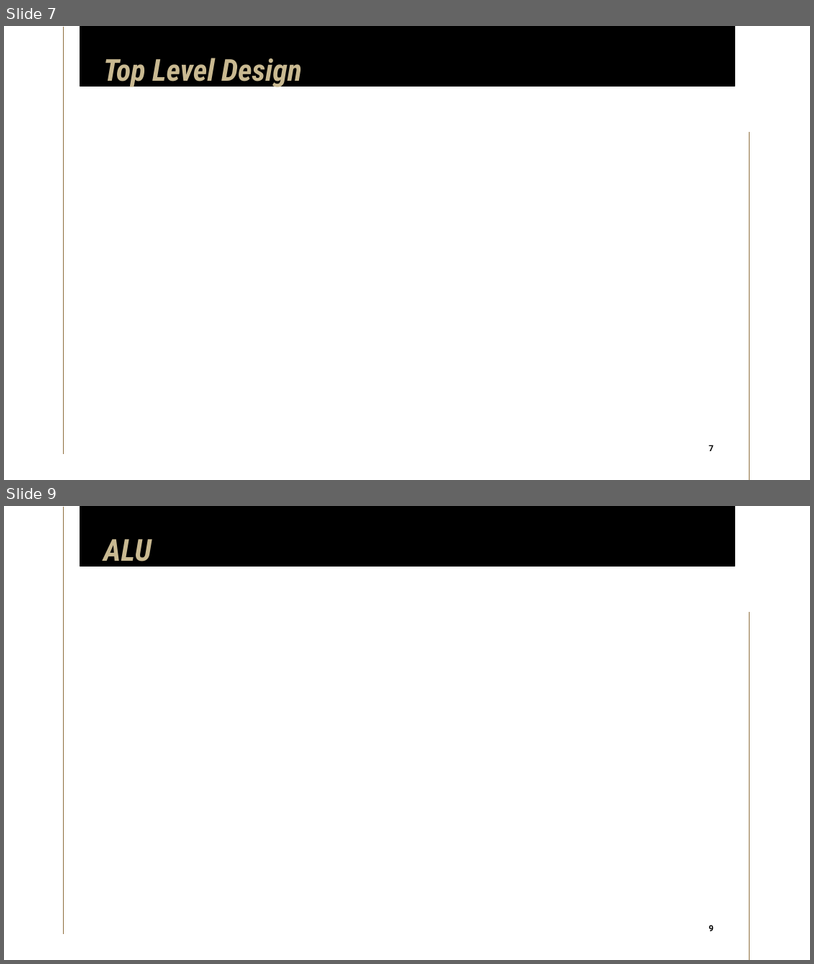
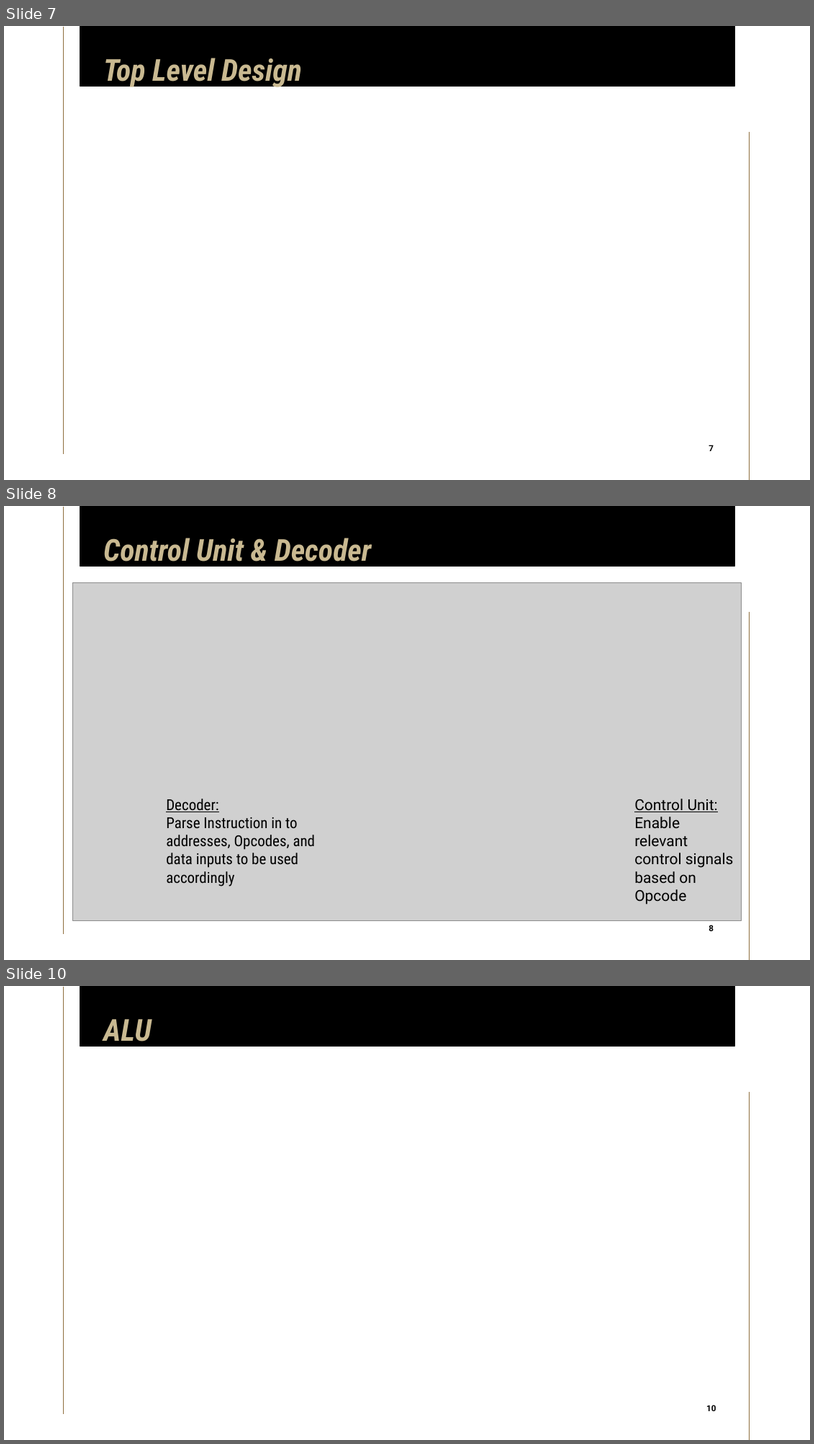
Before and after one commit to limichael246/STARS_2024, a slide deck: Project_Proposal.pptx. Shown one above the other, each under a label of ours: slides 7 and 9 before the commit, slides 7, 8 and 10 after it; the slides between them are not shown. The pictures are 814x964 and 814x1444 pixels, drawn with LibreOffice and Linux fonts; fonts in the diff are those of the drawing; grey boxes stand for pictures. Boxes give left, top, right and bottom in pixels: in the first picture for what was removed or moved away, otherwise in the second. Text is boxed around its words. In the diff, an @@ line names an element or a change of style, - is before the commit and + after.

```diff
--- a/Project_Proposal.pptx
+++ b/Project_Proposal.pptx
@@ slide 8 added at box(4, 506, 810, 960), background #FFFFFF; not listed: 3 template elements that a slide beside it also shows @@
@@ title added at box(103, 538, 372, 568), 36 pt, text #C9B991, bold, italic @@
+Control Unit & Decoder
@@ picture added at box(73, 583, 742, 921) @@
@@ text added at box(166, 798, 316, 886), 18 pt, text #000000 @@
+Decoder:
+Parse Instruction in to addresses, Opcodes, and data inputs to be used accordingly
@@ text added at box(635, 798, 734, 904), 18 pt, text #000000 @@
+Control Unit:
+Enable relevant control signals based on Opcode
@@ page number added at box(702, 921, 721, 936), 10 pt, text #000000, bold @@
+8
@@ what was slide 9 is now slide 10 @@
@@ page number at box(707, 1404, 716, 1411): text changed @@
-9
+10
```
Also in this commit, not shown: 1 other slide added, 1 slide removed.
